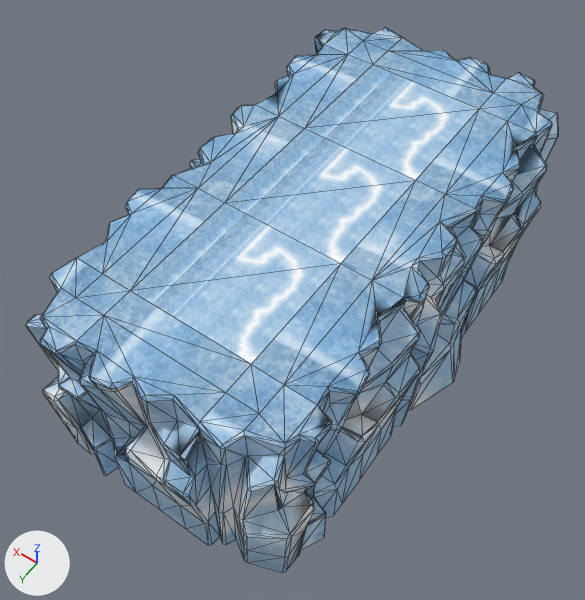
One commit to the FBX model Project/ContentsResources/Mesh/Level/2_1/UnsortObj/m_dlc09_iceplatform_0/m_dlc09_iceplatform_0.fbx: the scene before it, then after it.
One viewpoint serves both versions: a 50 mm camera at (-0.002254, -0.001411, 0.000503) aimed at (-0.00197, -0.001808, -0.000121). Arrows for +X, +Y and +Z are at lower left; the lights stay in place. Mesh edges are drawn as thin lines.

The first picture shows 'm_dlc09_iceplatform_1_5'.
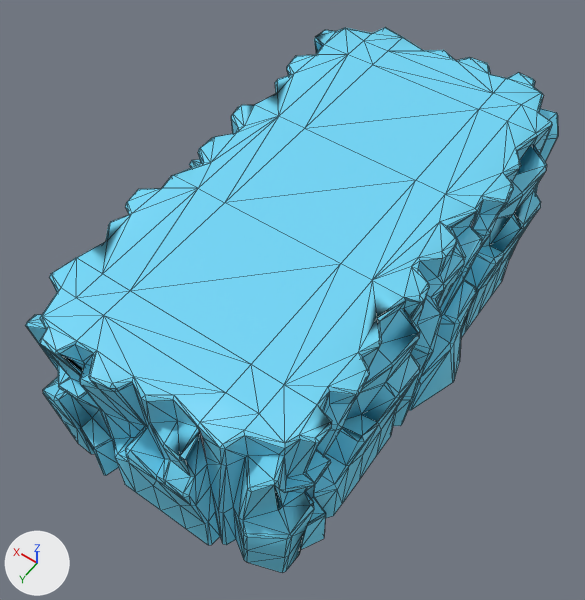
The newer file is also rescaled (x100.0), turned or shifted as a whole; pictures and numbers use the older file's frame.

Pixel boxes [x1, y1, x2, y2] of what changed, in the pictures (585 x 600 px):
```json
{"object": "m_dlc09_iceplatform_1_5", "change": "surface changed, turned", "before": [25, 27, 558, 573], "after": [25, 27, 558, 573], "on screen": "blue to cyan"}
```

Scene script edits in JSON lines:
```json
{"op": "add", "block": "img_ice_ground_png", "code": ["img_ice_ground_png = load_image('Ice_ground.png', '../../Ice_ground.png', 1024, 1024, 'sRGB')"]}
{"op": "set", "path": "mat_material_001.texture", "old": "img_ice_png", "new": "img_ice_ground_png", "note": "with its transparency -> not seen"}
{"op": "set", "path": "ob_m_dlc09_iceplatform_1_5.rotation_euler", "old": "(1.571, 0.0, 0.0)", "new": "(1.571, 0.0, 3.142)", "note": "degrees (90, 0, 0) -> degrees (90, 0, 180)"}
```
